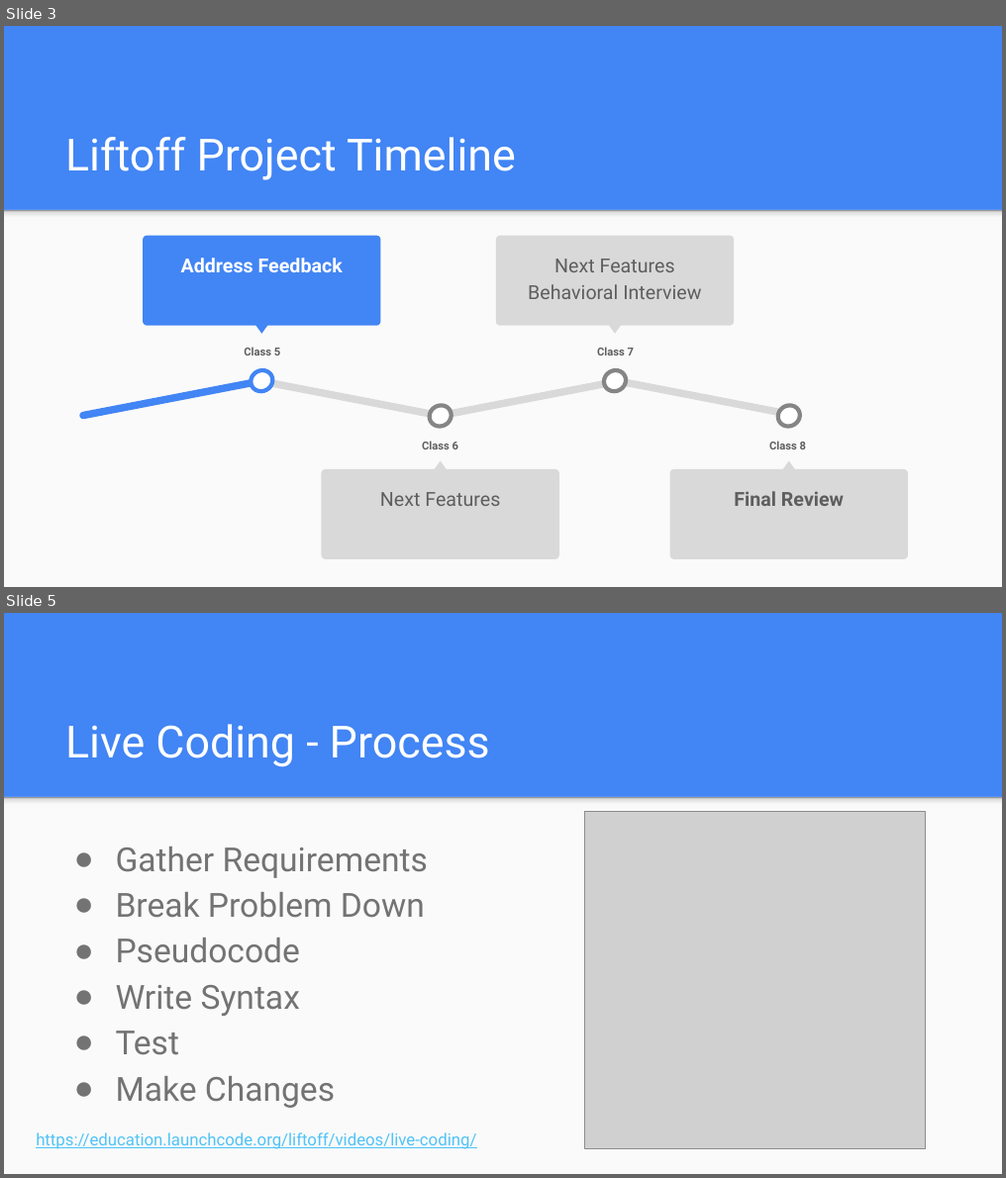
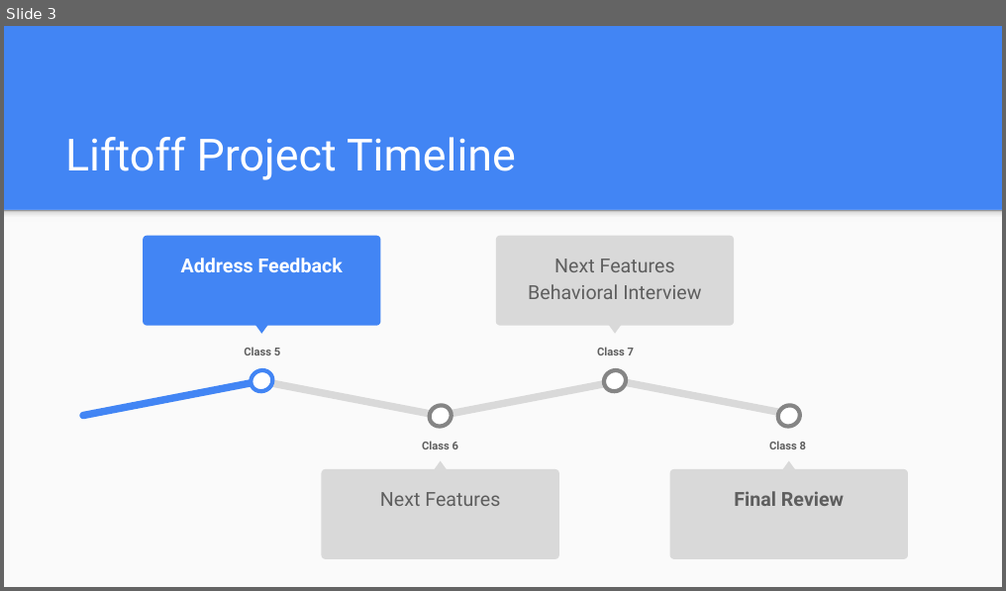
Before and after one commit to icon5585/liftoff-presentations, a slide deck: Class 5 Slides.pptx. Shown one above the other, each under a label of ours: slides 3 and 5 before the commit, slide 3 after it; the slides between them are not shown. The pictures are 1006x1178 and 1006x591 pixels, drawn with LibreOffice and Linux fonts; fonts in the diff are those of the drawing; grey boxes stand for pictures. Boxes give left, top, right and bottom in pixels: in the first picture for what was removed or moved away, otherwise in the second. Text is boxed around its words. In the diff, an @@ line names an element or a change of style, - is before the commit and + after.

```diff
--- a/Class 5 Slides.pptx
+++ b/Class 5 Slides.pptx
@@ slide 5 removed at bbox=[4, 613, 1002, 1174], background #4285F4; not listed: 2 template elements that a slide beside it also shows @@
@@ title removed at bbox=[65, 724, 490, 767] @@
-Live Coding - Process
@@ picture removed at bbox=[585, 812, 925, 1149] @@
@@ text removed at bbox=[116, 847, 428, 1108] @@
-● Gather Requirements
-● Break Problem Down
-● Pseudocode
-● Write Syntax
-● Test
-● Make Changes
@@ text removed at bbox=[36, 1133, 476, 1150] @@
-https://education.launchcode.org/liftoff/videos/live-coding/
```
Also in this commit, not shown: 2 slides changed, 13 slides added, 3 other slides removed.
